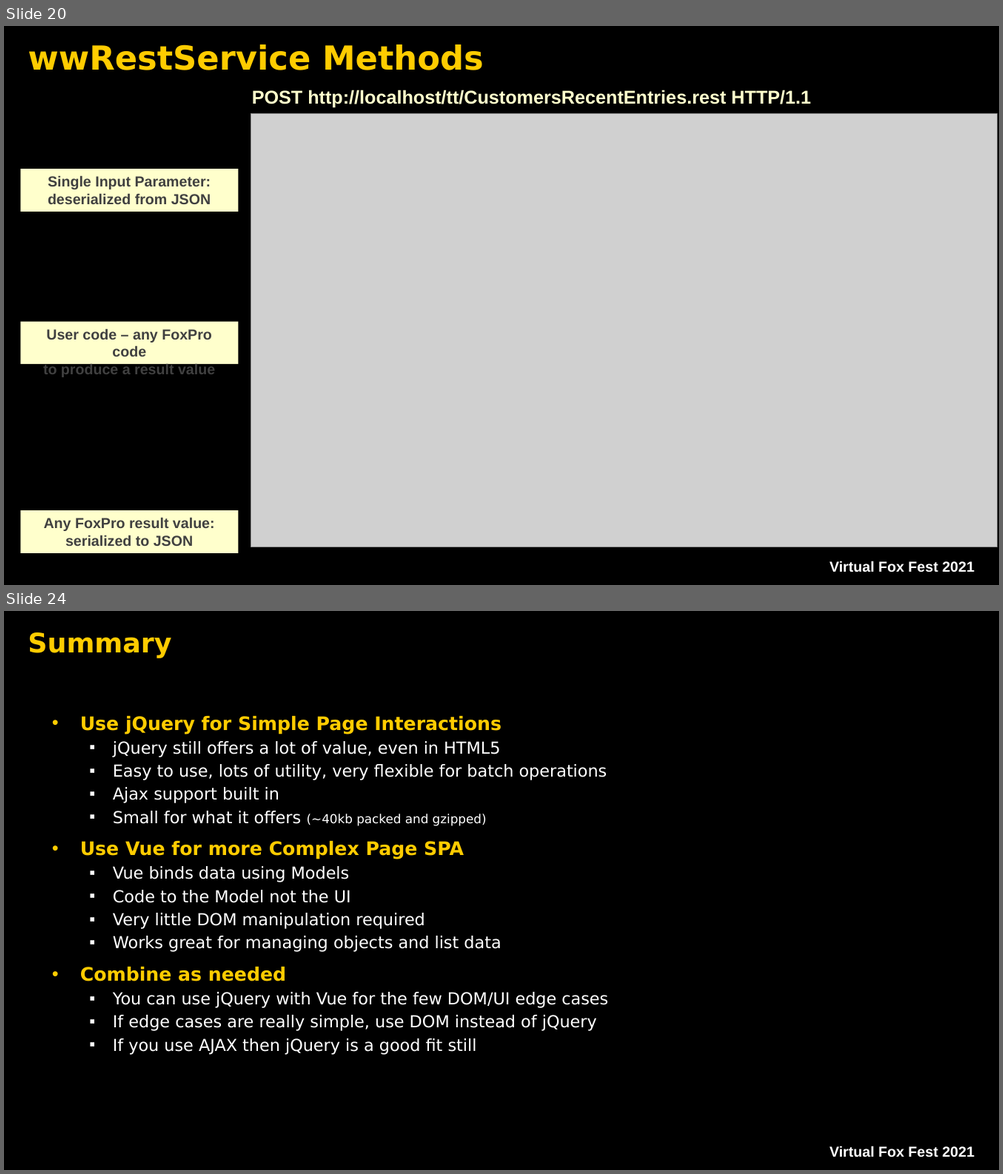
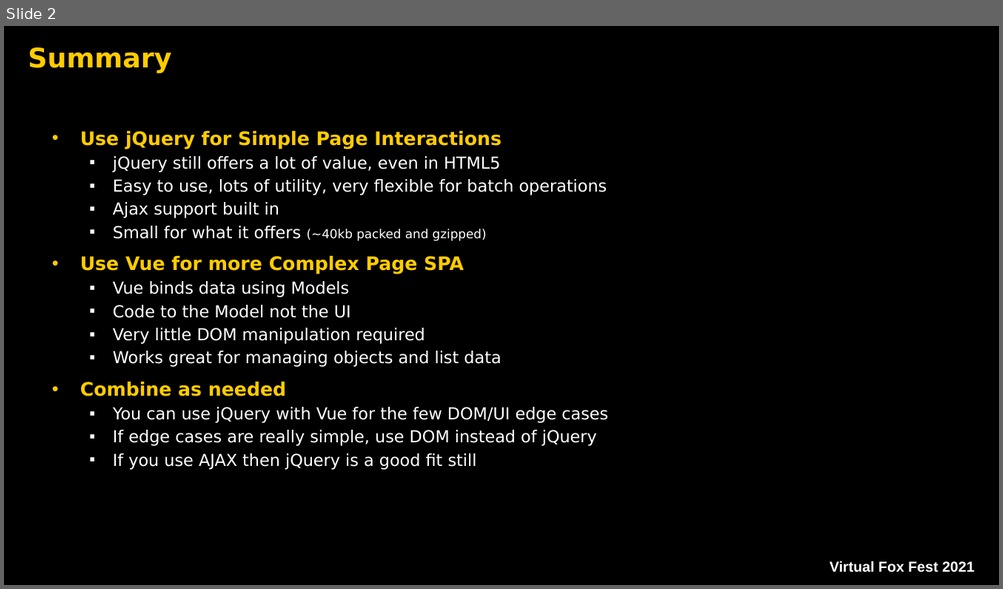
Before and after one commit to RickStrahl/VirtualFoxFest2021-FoxProRest, a slide deck: Documents/Strahl_FoxProREST.pptx. Shown one above the other, each under a label of ours: slides 20 and 24 before the commit, slide 2 after it; the slides between them are not shown. The pictures are 1003x1174 and 1003x589 pixels, drawn with LibreOffice and Linux fonts; fonts in the diff are those of the drawing; grey boxes stand for pictures; background and template pictures are left out. Boxes give left, top, right and bottom in pixels: in the first picture for what was removed or moved away, otherwise in the second. Text is boxed around its words. In the diff, an @@ line names an element or a change of style, - is before the commit and + after.

```diff
--- a/Documents/Strahl_FoxProREST.pptx
+++ b/Documents/Strahl_FoxProREST.pptx
@@ slide 20 removed at [4,26,999,585], background picture (left out); not listed: 1 template element that a slide beside it also shows @@
@@ title removed at [28,44,484,70] @@
-wwRestService Methods
@@ text removed at [252,90,811,108] @@
-POST http://localhost/tt/CustomersRecentEntries.rest HTTP/1.1
@@ picture removed at [251,114,997,548] @@
@@ rectangle removed at [20,170,239,212] @@
-Single Input Parameter:
-deserialized from JSON
@@ rectangle removed at [20,321,239,364] @@
-User code – any FoxPro code
-to produce a result value
@@ rectangle removed at [20,511,239,554] @@
-Any FoxPro result value:
-serialized to JSON
@@ what was slide 24 is now slide 2 @@
```
Also in this commit, not shown: 1 slide changed, 21 other slides removed, 31 other files.
